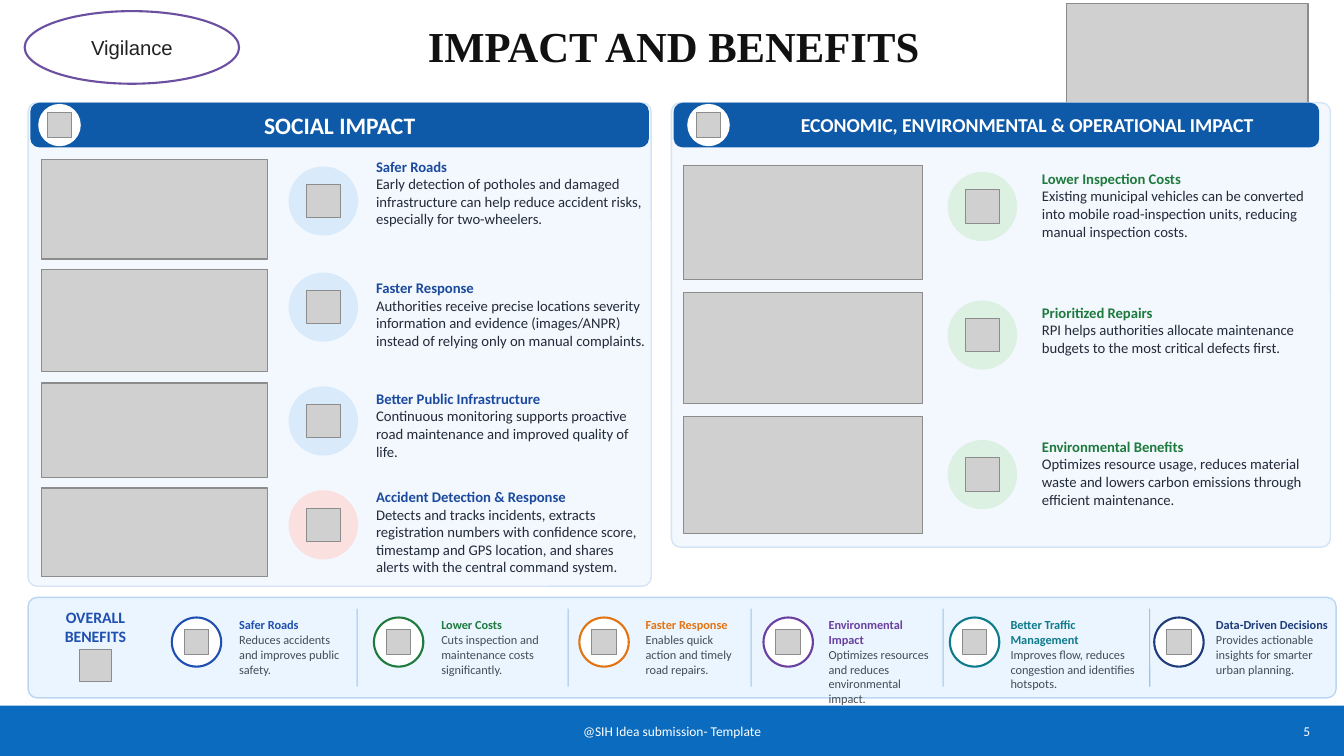
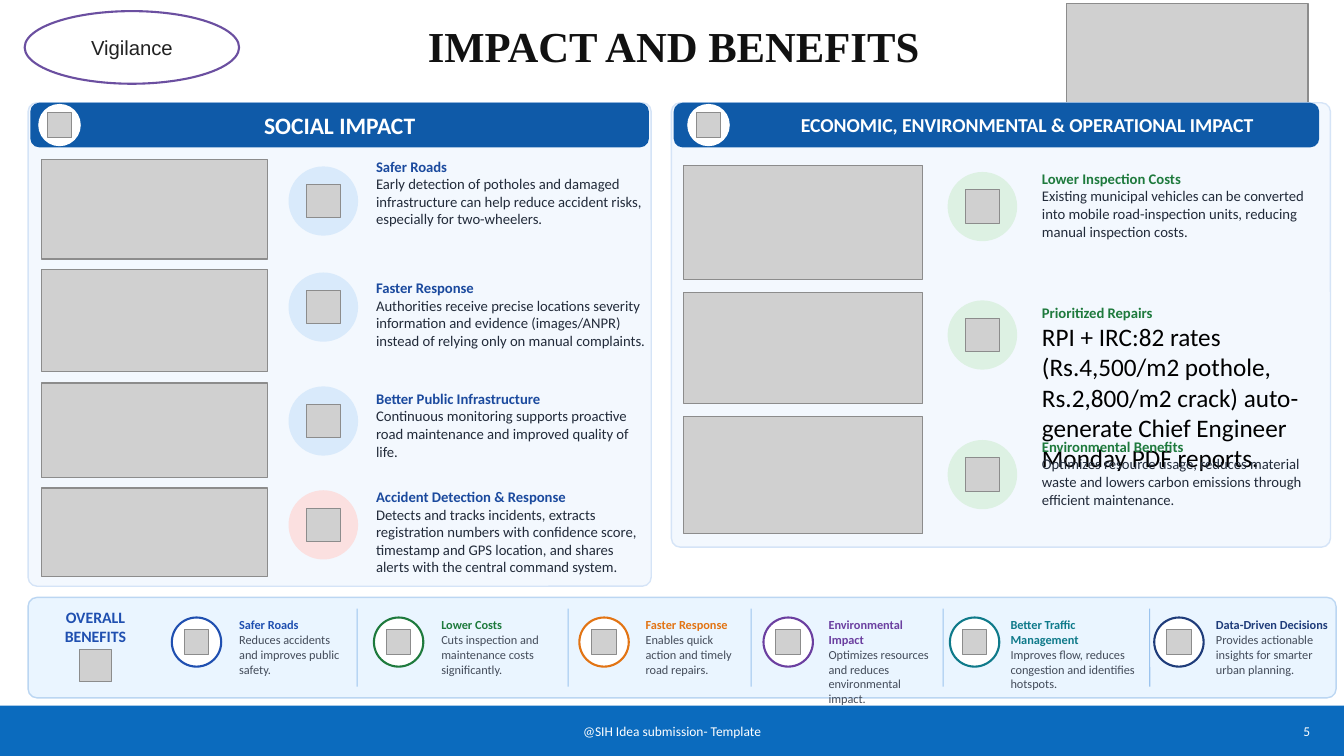
Before and after one commit to SanjeevAryanUni/Vigilance, a slide deck: slide 5 of SIH26_TEAM_VIGILANCE.pptx. Drawn at 1344x756 pixels with LibreOffice and Linux fonts; fonts in the diff are those of the drawing; grey boxes stand for pictures. Boxes give left, top, right and bottom in pixels: in the first picture for what was removed or moved away, otherwise in the second. Text is boxed around its words. In the diff, an @@ line names an element or a change of style, - is before the commit and + after.

```diff
--- a/SIH26_TEAM_VIGILANCE.pptx
+++ b/SIH26_TEAM_VIGILANCE.pptx
@@ text at box(1042, 328, 1298, 473): text changed; size 10.4 to 18 pt; text colour #222B3A to #000000 @@
-RPI helps authorities allocate maintenance budgets to the most critical defects first.
+RPI + IRC:82 rates (Rs.4,500/m2 pothole, Rs.2,800/m2 crack) auto-generate Chief Engineer Monday PDF reports.
```
Also in this commit, not shown: 4 other slides changed, 15 other files.
